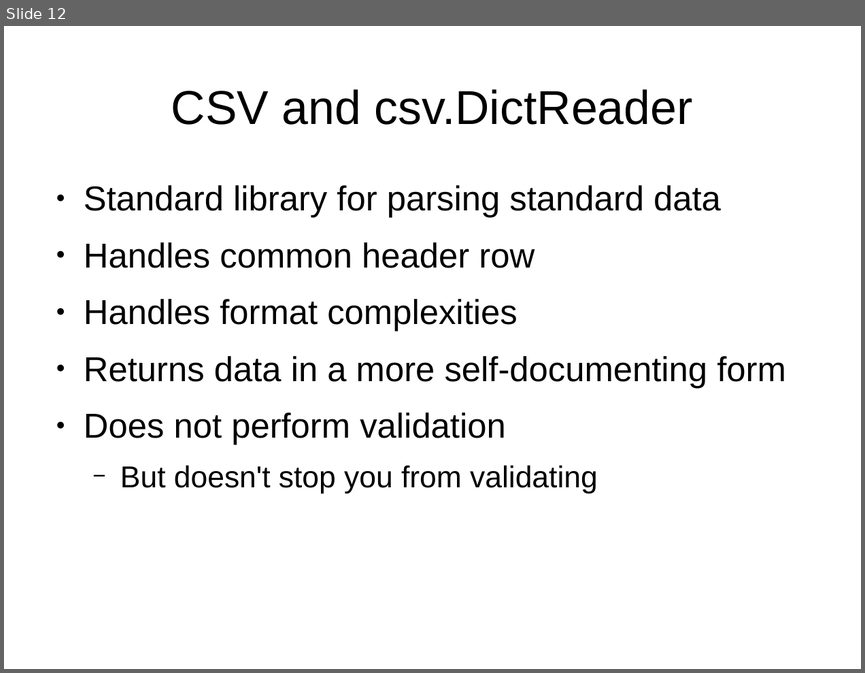
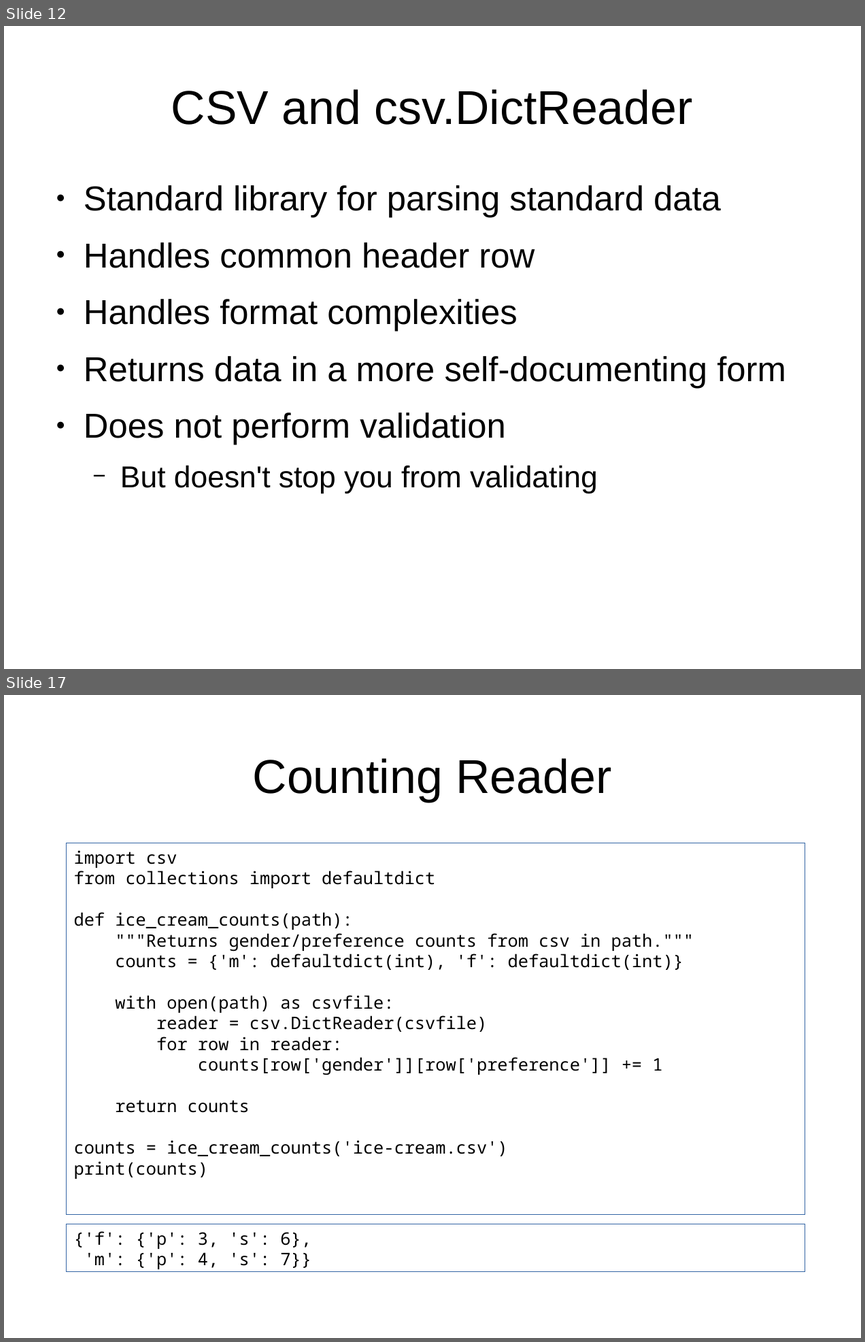
Before and after one commit to mwartell/gdi-ct, a slide deck: gdi-py102.odp. Shown one above the other, each under a label of ours: slide 12 before the commit, slides 12 and 17 after it; the slides between them are not shown. The pictures are 865x673 and 865x1342 pixels, drawn with LibreOffice and Linux fonts; fonts in the diff are those of the drawing. Boxes give left, top, right and bottom in pixels: in the first picture for what was removed or moved away, otherwise in the second. Text is boxed around its words. In the diff, an @@ line names an element or a change of style, - is before the commit and + after.

```diff
--- a/gdi-py102.odp
+++ b/gdi-py102.odp
@@ slide 17 added at [4,695,861,1338], background #FFFFFF @@
@@ title added at [253,758,611,802], 44 pt, text #000000 @@
+Counting Reader
@@ rectangle added at [66,843,805,1215], outline #3465A4 0 pt, 16 pt, text #000000 @@
+import csv
+from collections import defaultdict
+def ice_cream_counts(path):
+"""Returns gender/preference counts from csv in path."""
+counts = {'m': defaultdict(int), 'f': defaultdict(int)}
+with open(path) as csvfile:
+reader = csv.DictReader(csvfile)
+for row in reader:
+counts[row['gender']][row['preference']] += 1
+return counts
+counts = ice_cream_counts('ice-cream.csv')
+print(counts)
@@ rectangle added at [66,1223,805,1272], outline #3465A4 0 pt, 16 pt, text #000000 @@
+{'f': {'p': 3, 's': 6},
+'m': {'p': 4, 's': 7}}
```
Also in this commit, not shown: 1 slide changed, 5 other slides added, 1 other file.
